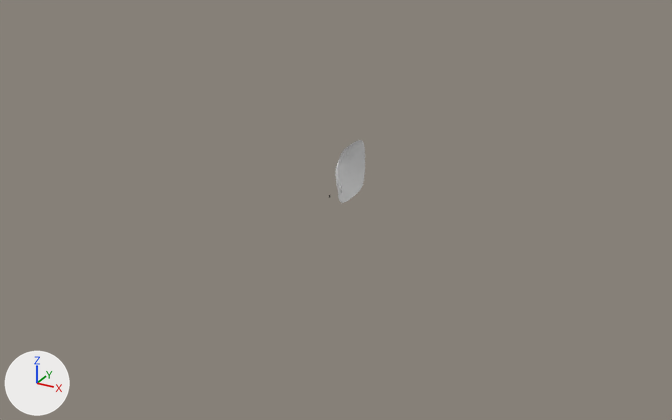
The Blender file addons/easyGame/asset/fx.blend: old version first, new version second.
The view is the same before and after, from a 50 mm lens placed at (17.6, -34.4, 15.2), pointed at (-0.7, -1.2, -1.5). Every picture has the same lights, and +X, +Y and +Z are marked at lower left.

Names of what the first picture shows: 'particleSmoke'.
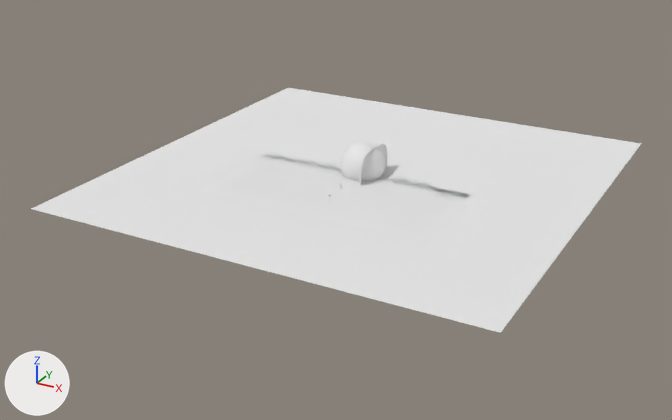
Pixel boxes (x1, y1, x2, y2) of what changed, in the pictures (672 x 420 px):
'mirror', shown
    after: (31, 88, 641, 333)
'Plane', shown
    after: (201, 153, 471, 241)
'particleSmoke', mesh moved
    before: (335, 140, 365, 203)
    after: (359, 144, 387, 185)
'Icosphere', shown
    after: (340, 142, 385, 181)

What the commit changed:
me_plane_001 has 9 vertices, 4 faces and spans x -2.11..-0.55, y -1.3..1.3, z -1.3..1.3.
me_plane_001 is used by ob_particlesmoke; location (0.0, 0.0, 0.0).
me_plane_001 part 1: the whole mesh is moved by (1.14, 0.0, 0.0).
Object 'Plane' (ob_plane) is now shown.
Object 'Icosphere' (ob_icosphere) is now shown.
Object 'mirror' (ob_mirror) is now shown.
